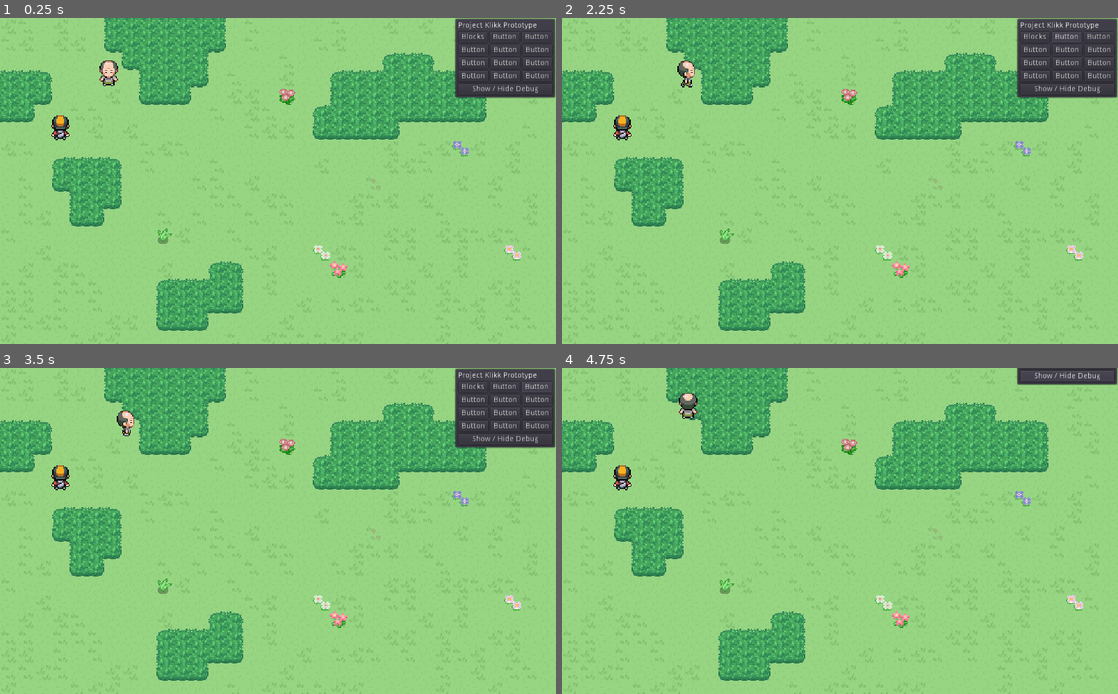
Above: before the commit, frames 1-4 (two rows, left to right).
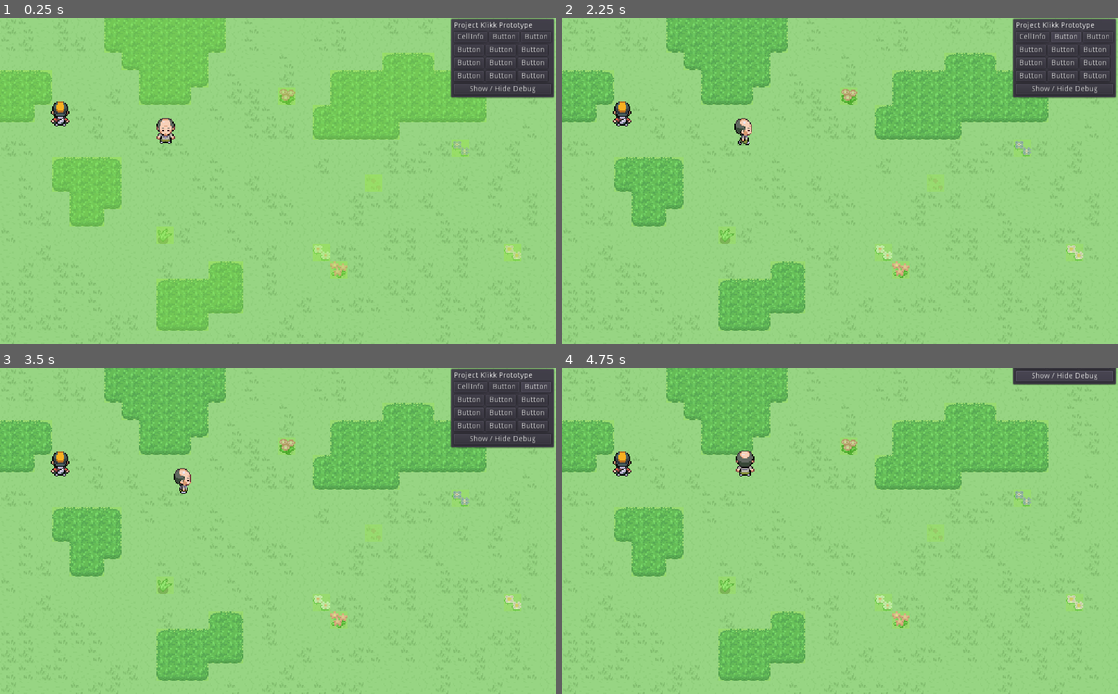
Above: after the commit, the same moments.

Repository: dalton5000/Project-Klikk
Game: Godot game, scene res://source/game/Game.tscn
The game is run twice, just before and just after one commit, with the same random seed, the same clock (stepped at 60 frames per second) and the same inputs.
Inputs (mouse positions are in pixels of both pictures, inside the frame that each line leads up to):
- Up to frame 1 (0.25 s): no input
- Up to frame 2 (2.25 s): click (1034, 37) at 0.5 s, where only the run before the commit has a clickable "Blocks"; click (1034, 37) at 1.25 s, where only the run after the commit has a clickable "CellInfo"; click "Button" at 2 s
- Up to frame 3 (3.5 s): click "Button" at 2.75 s
- Up to frame 4 (4.75 s): click "Button" at 3.5 s; click "Show / Hide Debug" at 4.25 s

The runs differ from the first frame. In frame 1, 19% of the frame differs, in the area x 0-100%, y 0-96%; in frame 2, 16%; in frame 3, 16%; in frame 4, 16%.

Commit message:
add abra and debug functionality

Diff:
--- a/Godot/project.godot
+++ b/Godot/project.godot
@@ -65,6 +65,7 @@
 Data="*res://source/global/Data.gd"
 Settings="*res://source/global/Settings.gd"
 Abra="*res://source/global/abra.gd"
+Arceus="*res://source/global/Arceus.gd"
 
 [display]
 
--- /dev/null
+++ b/Godot/source/global/Arceus.gd
@@ -0,0 +1,3 @@
+extends Node
+
+signal cell_info_pressed
--- a/Godot/source/global/abra.gd
+++ b/Godot/source/global/abra.gd
@@ -1,12 +1,43 @@
 extends Node
 
-var block_map = []
+var cells = {}
+
+enum CELL_TYPE { GROUND, BLOCKED, GRASS_LOW, GRASS_HIGH, WATER, WATER_DEEP}
+
+var cell_data = {
+	"type": CELL_TYPE.GROUND,
+	"occupied": false,
+	"observed": false
+}
 
 func is_cell_blocked(pos):
 	pass
 
-func block_cell(pos):
-	pass
+func occupy_cell(pos):
+	cells[pos].occupied = true
 
-func unblock_cell(pos):
-	pass
+func register_grass(pos, type):
+	cells[pos]["type"] = type
+
+func get_grass_map():
+	var grass_map = []
+	for cell in cells:
+		if cells[cell].type in [CELL_TYPE.GRASS_HIGH, CELL_TYPE.GRASS_LOW]:
+			grass_map.append(cell)
+	return grass_map
+
+func get_blocked_map():
+	var blocked_map = []
+	for cell in cells:
+		if cell.type in [CELL_TYPE.BLOCKED] or cell.occupied:
+			blocked_map.append(cell)
+	return blocked_map
+
+func init_map(rect):
+	unload_map()
+	for x in rect.size.x:
+		for y in rect.size.y :
+			cells[Vector2(x + rect.position.x,y+ rect.position.y)] = cell_data.duplicate(true)
+
+func unload_map():
+	cells = {}
--- a/Godot/source/hud/DebugMenu/DebugMenu.gd
+++ b/Godot/source/hud/DebugMenu/DebugMenu.gd
@@ -26,3 +26,7 @@
 
 func _on_ShowButton_pressed():
 	slide()
+
+
+func _on_CellInfoButton_pressed():
+	Arceus.emit_signal("cell_info_pressed")
--- a/Godot/source/hud/DebugMenu/DebugMenu.tscn
+++ b/Godot/source/hud/DebugMenu/DebugMenu.tscn
@@ -5,7 +5,8 @@
 [node name="DebugMenu" type="PanelContainer"]
 anchor_left = 1.0
 anchor_right = 1.0
-margin_left = -187.0
+margin_left = -195.0
+margin_right = -2.0
 margin_bottom = 148.0
 script = ExtResource( 1 )
 __meta__ = {
@@ -17,37 +18,37 @@
 [node name="VBoxContainer" type="VBoxContainer" parent="."]
 margin_left = 7.0
 margin_top = 7.0
-margin_right = 180.0
+margin_right = 186.0
 margin_bottom = 141.0
 
 [node name="Label" type="Label" parent="VBoxContainer"]
-margin_right = 173.0
+margin_right = 179.0
 margin_bottom = 14.0
 text = "Project Klikk Prototype"
 
 [node name="Row1" type="HBoxContainer" parent="VBoxContainer"]
 margin_top = 18.0
-margin_right = 173.0
+margin_right = 179.0
 margin_bottom = 38.0
 
-[node name="Button" type="Button" parent="VBoxContainer/Row1"]
-margin_right = 54.0
+[node name="CellInfoButton" type="Button" parent="VBoxContainer/Row1"]
+margin_right = 61.0
 margin_bottom = 20.0
 focus_mode = 0
 enabled_focus_mode = 0
-text = "Blocks"
+text = "CellInfo"
 
 [node name="Button2" type="Button" parent="VBoxContainer/Row1"]
-margin_left = 58.0
-margin_right = 113.0
+margin_left = 65.0
+margin_right = 120.0
 margin_bottom = 20.0
 focus_mode = 0
 enabled_focus_mode = 0
 text = "Button"
 
 [node name="Button3" type="Button" parent="VBoxContainer/Row1"]
-margin_left = 117.0
-margin_right = 172.0
+margin_left = 124.0
+margin_right = 179.0
 margin_bottom = 20.0
 focus_mode = 0
 enabled_focus_mode = 0
@@ -55,7 +56,7 @@
 
 [node name="Row2" type="HBoxContainer" parent="VBoxContainer"]
 margin_top = 42.0
-margin_right = 173.0
+margin_right = 179.0
 margin_bottom = 62.0
 
 [node name="Button" type="Button" parent="VBoxContainer/Row2"]
@@ -83,7 +84,7 @@
 
 [node name="Row3" type="HBoxContainer" parent="VBoxContainer"]
 margin_top = 66.0
-margin_right = 173.0
+margin_right = 179.0
 margin_bottom = 86.0
 
 [node name="Button" type="Button" parent="VBoxContainer/Row3"]
@@ -111,7 +112,7 @@
 
 [node name="Row4" type="HBoxContainer" parent="VBoxContainer"]
 margin_top = 90.0
-margin_right = 173.0
+margin_right = 179.0
 margin_bottom = 110.0
 
 [node name="Button" type="Button" parent="VBoxContainer/Row4"]
@@ -139,9 +140,10 @@
 
 [node name="ShowButton" type="Button" parent="VBoxContainer"]
 margin_top = 114.0
-margin_right = 173.0
+margin_right = 179.0
 margin_bottom = 134.0
 focus_mode = 0
 enabled_focus_mode = 0
 text = "Show / Hide Debug"
+[connection signal="pressed" from="VBoxContainer/Row1/CellInfoButton" to="." method="_on_CellInfoButton_pressed"]
 [connection signal="pressed" from="VBoxContainer/ShowButton" to="." method="_on_ShowButton_pressed"]
--- /dev/null
+++ b/Godot/source/map/Map.gd
@@ -0,0 +1,46 @@
+extends Node2D
+
+enum DEBUG_BLOCKS {WATER, MISC, GRASS, BLOCKED}
+
+var debug_visible = false
+
+onready var debug_map: TileMap = $Debug
+onready var grass_map: TileMap = $Grass
+
+onready var debug_tween: Tween = $DebugTween
+
+func _ready():
+	Arceus.connect("cell_info_pressed",self,"toggle_debug_map")
+
+	register_tiles()
+
+func toggle_debug_map():
+	if debug_tween.is_active(): return
+	if debug_visible:
+		debug_tween.interpolate_property(debug_map,"modulate",Color.white, Color(1, 1, 1, 0.376471),0.3,Tween.TRANS_SINE,Tween.EASE_IN_OUT)
+	else:
+		debug_tween.interpolate_property(debug_map,"modulate",Color(1, 1, 1, 0.376471), Color.white,0.3,Tween.TRANS_SINE,Tween.EASE_IN_OUT)
+	debug_tween.start()
+	yield(debug_tween,"tween_all_completed")
+	debug_visible = !debug_visible
+
+
+func register_tiles():
+
+	var size = $Ground.get_used_rect()
+	Abra.init_map(size)
+
+	register_grass()
+	register_blocks()
+
+func register_grass():
+	for cell in grass_map.get_used_cells():
+		if grass_map.get_cellv(cell) != 0:
+			Abra.register_grass(cell, Abra.CELL_TYPE.GRASS_LOW)
+
+	var returned_map = Abra.get_grass_map()
+	for cell in returned_map:
+		debug_map.set_cellv(cell, DEBUG_BLOCKS.GRASS)
+
+func register_blocks():
+	pass
--- a/Godot/source/map/Map.tscn
+++ b/Godot/source/map/Map.tscn
@@ -1,6 +1,8 @@
-[gd_scene load_steps=3 format=2]
+[gd_scene load_steps=6 format=2]
 
 [ext_resource path="res://assets/tilesets/gaia-cut/nature.png" type="Texture" id=1]
+[ext_resource path="res://source/map/Map.gd" type="Script" id=2]
+[ext_resource path="res://assets/tilesets/debug.png" type="Texture" id=3]
 
 [sub_resource type="TileSet" id=1]
 0/name = "nature.png 0"
@@ -73,16 +75,83 @@
 2/shapes = [  ]
 2/z_index = 0
 
+[sub_resource type="TileSet" id=2]
+0/name = "debug.png 0"
+0/texture = ExtResource( 3 )
+0/tex_offset = Vector2( 0, 0 )
+0/modulate = Color( 1, 1, 1, 1 )
+0/region = Rect2( 0, 0, 16, 16 )
+0/tile_mode = 0
+0/occluder_offset = Vector2( 0, 0 )
+0/navigation_offset = Vector2( 0, 0 )
+0/shape_offset = Vector2( 0, 0 )
+0/shape_transform = Transform2D( 1, 0, 0, 1, 0, 0 )
+0/shape_one_way = false
+0/shape_one_way_margin = 0.0
+0/shapes = [  ]
+0/z_index = 0
+1/name = "debug.png 1"
+1/texture = ExtResource( 3 )
+1/tex_offset = Vector2( 0, 0 )
+1/modulate = Color( 1, 1, 1, 1 )
+1/region = Rect2( 16, 0, 16, 16 )
+1/tile_mode = 0
+1/occluder_offset = Vector2( 0, 0 )
+1/navigation_offset = Vector2( 0, 0 )
+1/shape_offset = Vector2( 0, 0 )
+1/shape_transform = Transform2D( 1, 0, 0, 1, 0, 0 )
+1/shape_one_way = false
+1/shape_one_way_margin = 0.0
+1/shapes = [  ]
+1/z_index = 0
+2/name = "debug.png 2"
+2/texture = ExtResource( 3 )
+2/tex_offset = Vector2( 0, 0 )
+2/modulate = Color( 1, 1, 1, 1 )
+2/region = Rect2( 32, 0, 16, 16 )
+2/tile_mode = 0
+2/occluder_offset = Vector2( 0, 0 )
+2/navigation_offset = Vector2( 0, 0 )
+2/shape_offset = Vector2( 0, 0 )
+2/shape_transform = Transform2D( 1, 0, 0, 1, 0, 0 )
+2/shape_one_way = false
+2/shape_one_way_margin = 0.0
+2/shapes = [  ]
+2/z_index = 0
+3/name = "debug.png 3"
+3/texture = ExtResource( 3 )
+3/tex_offset = Vector2( 0, 0 )
+3/modulate = Color( 1, 1, 1, 1 )
+3/region = Rect2( 48, 0, 16, 16 )
+3/tile_mode = 0
+3/occluder_offset = Vector2( 0, 0 )
+3/navigation_offset = Vector2( 0, 0 )
+3/shape_offset = Vector2( 0, 0 )
+3/shape_transform = Transform2D( 1, 0, 0, 1, 0, 0 )
+3/shape_one_way = false
+3/shape_one_way_margin = 0.0
+3/shapes = [  ]
+3/z_index = 0
+
 [node name="Map" type="Node2D"]
+script = ExtResource( 2 )
 
-[node name="TileMap" type="TileMap" parent="."]
+[node name="Ground" type="TileMap" parent="."]
 tile_set = SubResource( 1 )
 cell_size = Vector2( 16, 16 )
 format = 1
 tile_data = PoolIntArray( -393228, 0, 0, -393227, 0, 0, -393226, 0, 0, -393225, 0, 0, -393224, 0, 0, -393223, 0, 0, -39 …(21016 unchanged characters)…
 
-[node name="TileMap2" type="TileMap" parent="."]
+[node name="Grass" type="TileMap" parent="."]
 tile_set = SubResource( 1 )
 cell_size = Vector2( 16, 16 )
 format = 1
 tile_data = PoolIntArray( -393228, 0, 0, -393227, 0, 0, -393226, 0, 0, -393225, 0, 0, -393224, 0, 0, -393223, 0, 0, -39 …(19693 unchanged characters)…
+
+[node name="Debug" type="TileMap" parent="."]
+modulate = Color( 1, 1, 1, 0.545098 )
+tile_set = SubResource( 2 )
+cell_size = Vector2( 16, 16 )
+format = 1
+
+[node name="DebugTween" type="Tween" parent="."]
--- a/Godot/source/overworld/Overworld.tscn
+++ b/Godot/source/overworld/Overworld.tscn
@@ -11,8 +11,8 @@
 [node name="Map" parent="." instance=ExtResource( 2 )]
 
 [node name="Player" parent="." instance=ExtResource( 3 )]
-position = Vector2( 56.0582, 100.534 )
+position = Vector2( 56, 88 )
 
 [node name="NPC" parent="." instance=ExtResource( 1 )]
-position = Vector2( 99.5884, 50.8209 )
+position = Vector2( 152, 104 )
 is_strolling = true
Binary file added: Godot/assets/tilesets/debug.png
Not shown, added: Godot/assets/tilesets/debug.png.import
